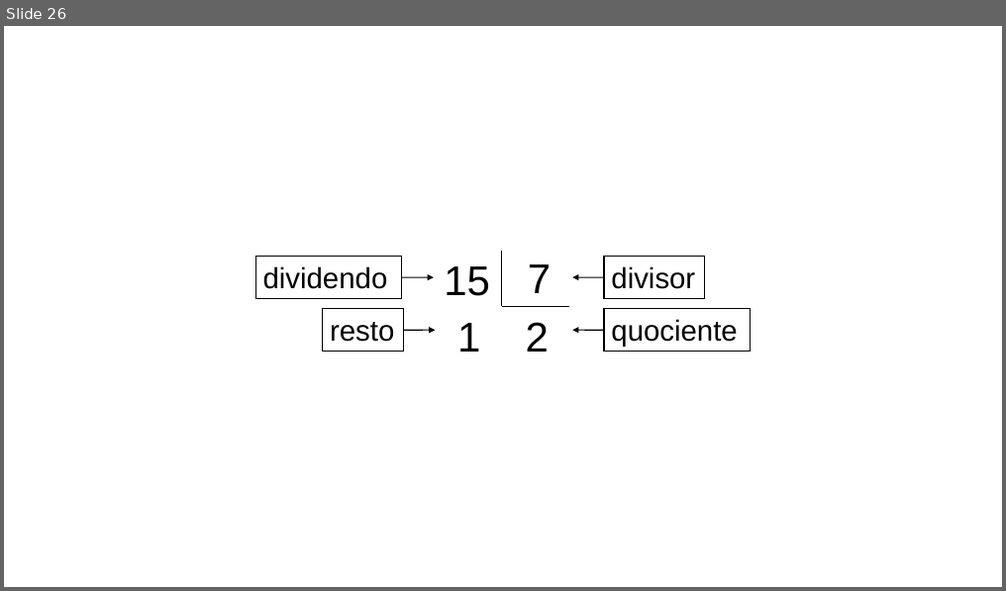
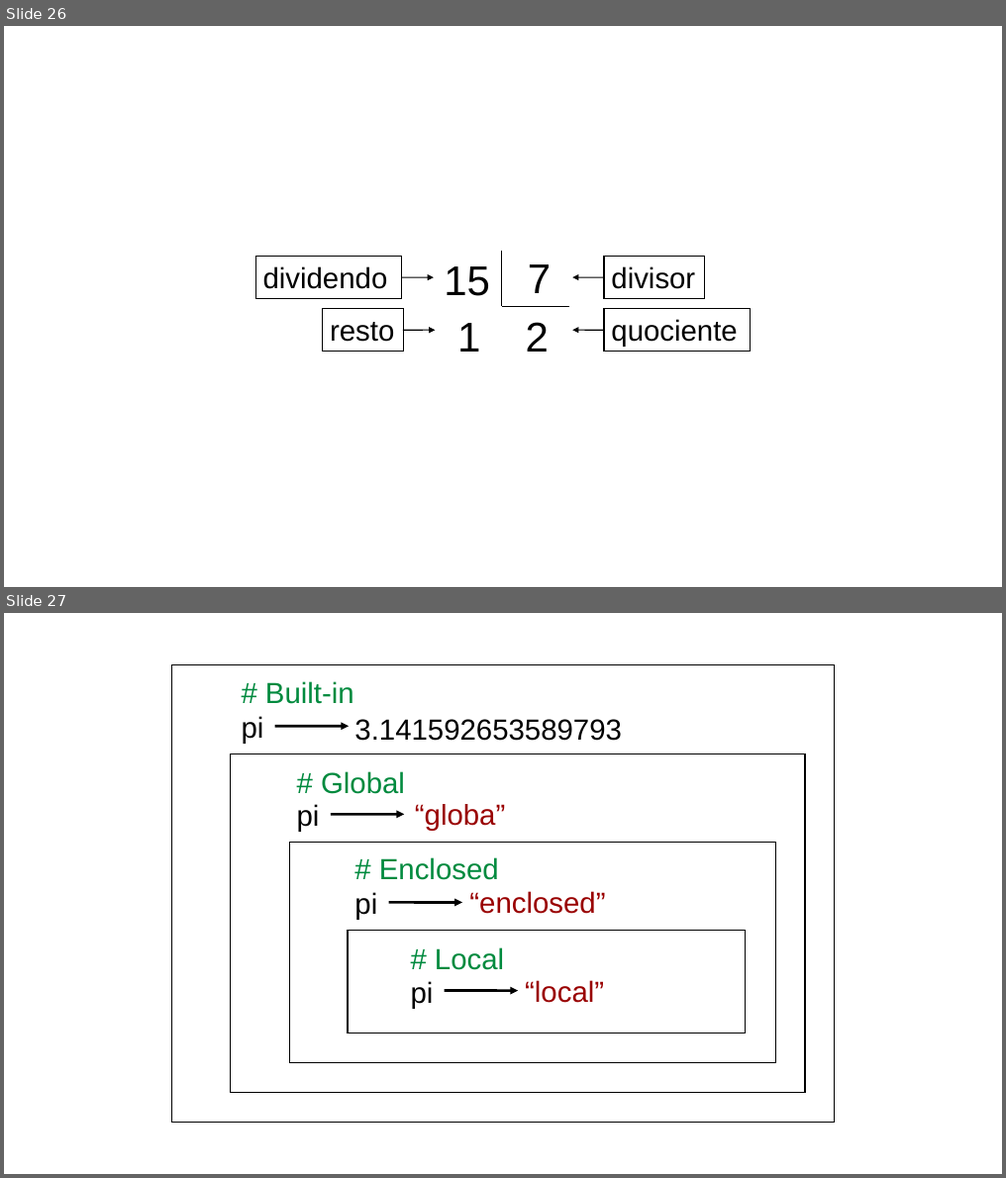
Before and after one commit to psloliveirajr/Introducao_a_Python3, a slide deck: img/imagens.pptx. Shown one above the other, each under a label of ours: slide 26 before the commit, slides 26 and 27 after it. The pictures are 1006x591 and 1006x1178 pixels, drawn with LibreOffice and Linux fonts; fonts in the diff are those of the drawing. Boxes give left, top, right and bottom in pixels: in the first picture for what was removed or moved away, otherwise in the second. Text is boxed around its words. In the diff, an @@ line names an element or a change of style, - is before the commit and + after.

```diff
--- a/img/imagens.pptx
+++ b/img/imagens.pptx
@@ slide 27 added at [4, 613, 1002, 1174], background #FFFFFF @@
@@ group added at [171, 665, 835, 1122]: 12 texts, 4 rectangles, 4 arrows @@
+pi
+3.141592653589793
+pi
+“globa”
+pi
+“enclosed”
+pi
+“local”
+# Built-in
+# Global
+# Enclosed
+# Local
```
Also in this commit, not shown: 2 slides changed, 7 other files.
